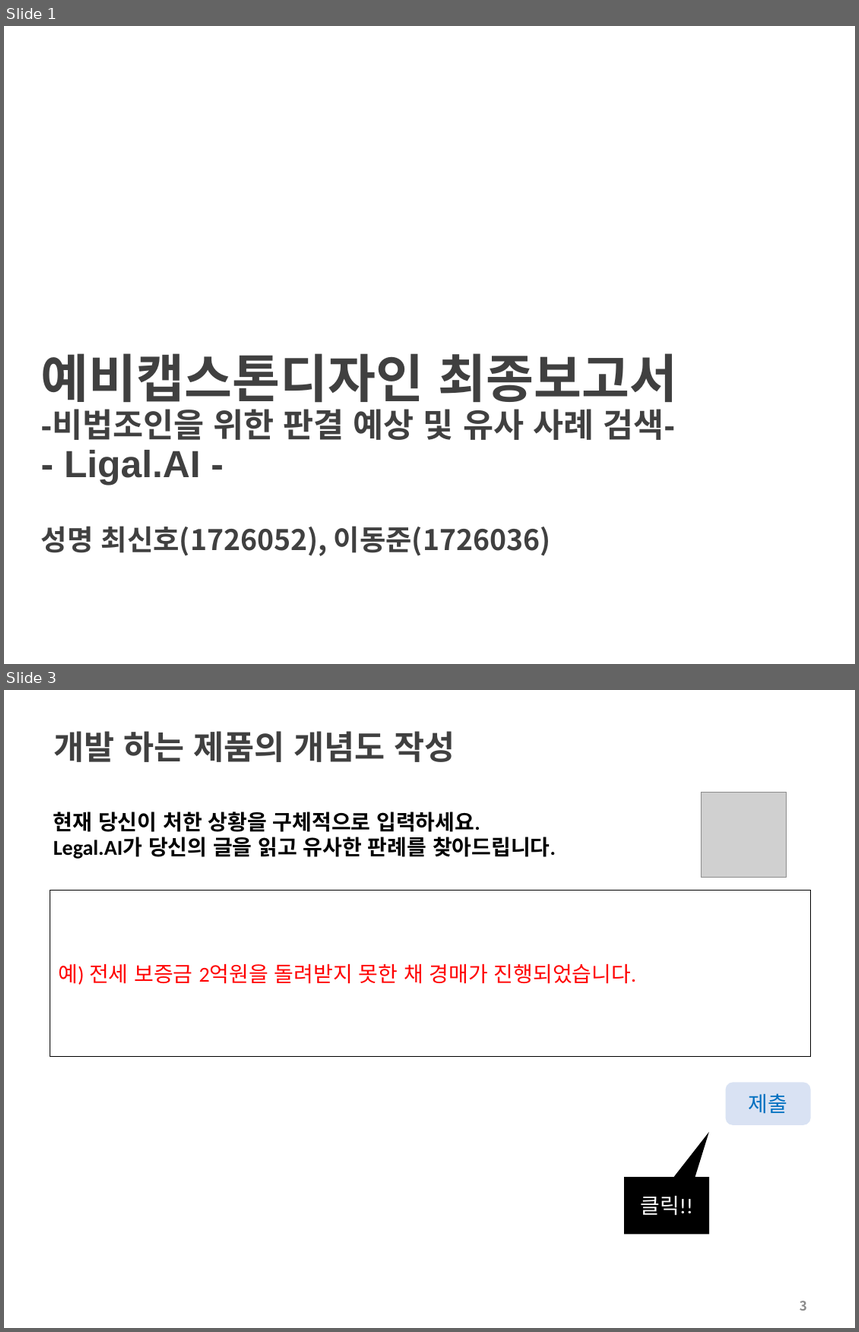
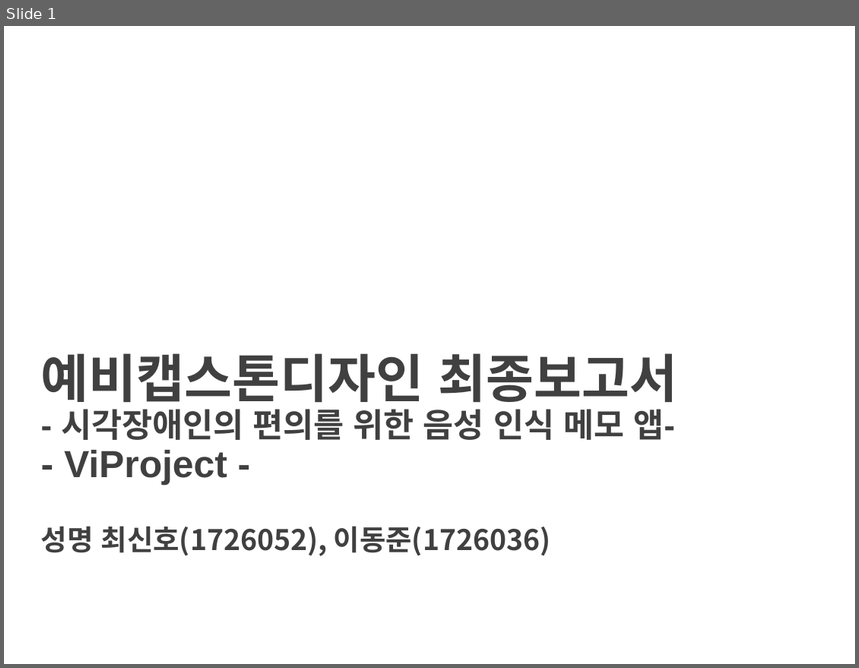
Before and after one commit to choisinho/capstone1, a slide deck: 2022-2-PreCapstoneDesign-최종보고서.pptx. Shown one above the other, each under a label of ours: slides 1 and 3 before the commit, slide 1 after it; the slides between them are not shown. The pictures are 859x1332 and 859x668 pixels, drawn with LibreOffice and Linux fonts; fonts in the diff are those of the drawing; grey boxes stand for pictures; background and template pictures are left out. Boxes give left, top, right and bottom in pixels: in the first picture for what was removed or moved away, otherwise in the second. Text is boxed around its words. In the diff, an @@ line names an element or a change of style, - is before the commit and + after.

```diff
--- a/2022-2-PreCapstoneDesign-최종보고서.pptx
+++ b/2022-2-PreCapstoneDesign-최종보고서.pptx
@@ slide 3 removed at (x1=4, y1=690, x2=855, y2=1328), background #FFFFFF @@
@@ title removed at (x1=53, y1=731, x2=455, y2=762) @@
-개발 하는 제품의 개념도 작성
@@ picture removed at (x1=702, y1=792, x2=787, y2=877) @@
@@ text removed at (x1=53, y1=812, x2=556, y2=859) @@
-현재 당신이 처한 상황을 구체적으로 입력하세요.
-Legal.AI가 당신의 글을 읽고 유사한 판례를 찾아드립니다.
@@ rectangle removed at (x1=50, y1=890, x2=811, y2=1057) @@
-예) 전세 보증금 2억원을 돌려받지 못한 채 경매가 진행되었습니다.
@@ rounded rectangle removed at (x1=726, y1=1082, x2=811, y2=1125) @@
-제출
@@ speech box removed at (x1=624, y1=1178, x2=709, y2=1235) @@
-클릭!!
@@ page number removed at (x1=800, y1=1301, x2=807, y2=1311) @@
-3
@@ slide 1 changed as well @@
@@ title at (x1=41, y1=354, x2=678, y2=485): text changed @@
-예비캡스톤디자인 최종보고서
--비법조인을 위한 판결 예상 및 유사 사례 검색-
-- Ligal.AI -
+예비캡스톤디자인 최종보고서
+- 시각장애인의 편의를 위한 음성 인식 메모 앱-
+- ViProject -
```
Also in this commit, not shown: 1 other slide changed, 3 slides added, 1 other slide removed, 3 other files.
